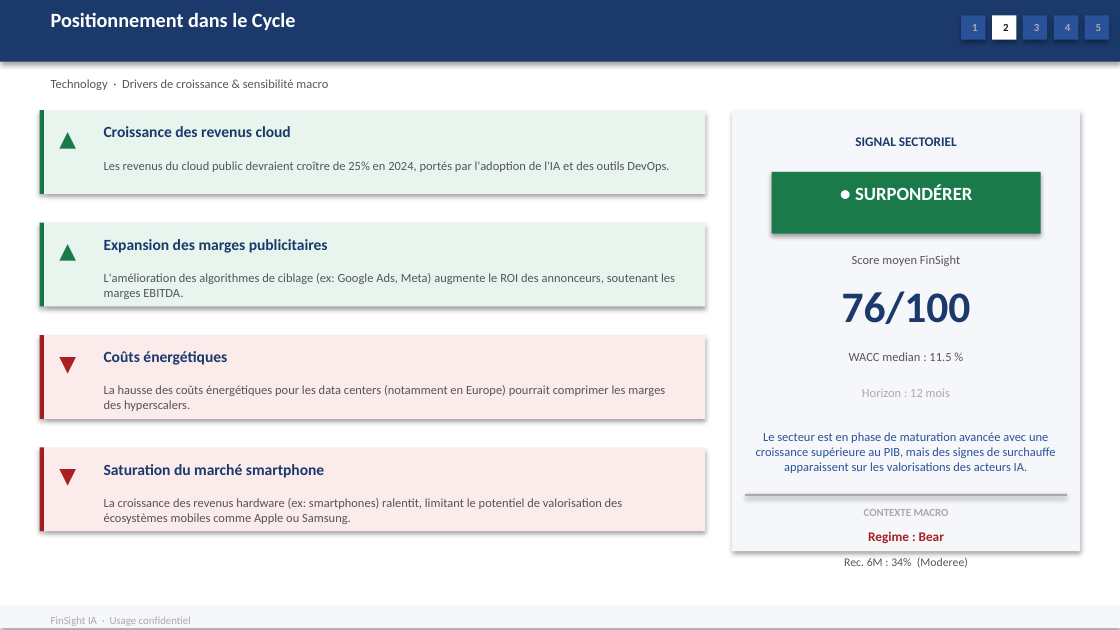
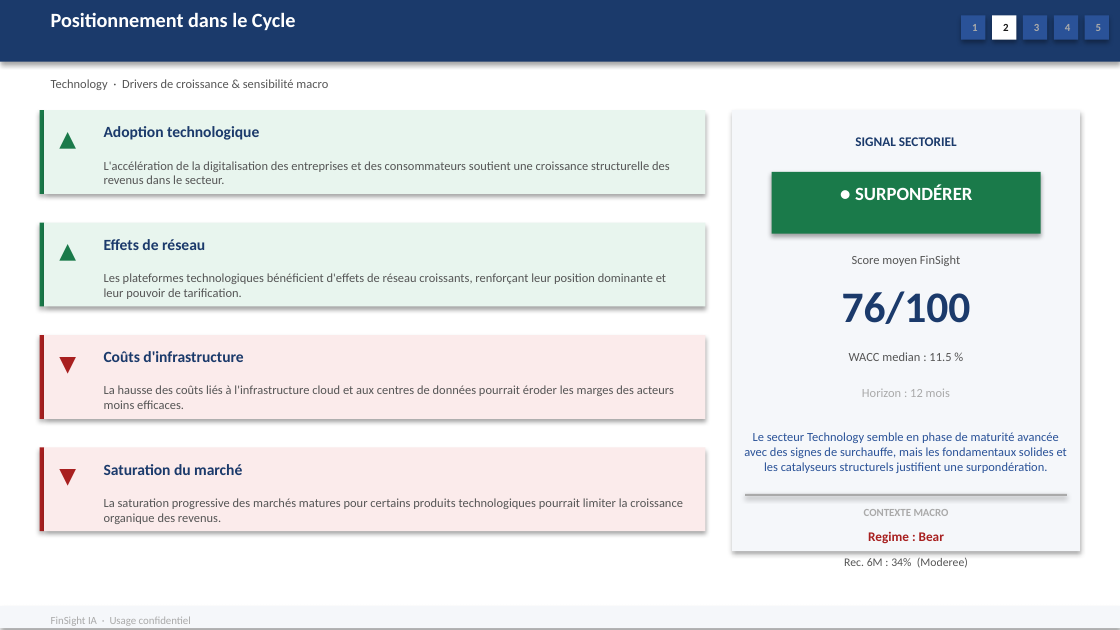
Before and after one commit to baptistejeh07-art/finsight-ia, a slide deck: slide 7 of preview/secteur_Technology_S&P_500/secteur_Technology_S&P_500.pptx. Drawn at 1120x630 pixels with LibreOffice and Linux fonts; fonts in the diff are those of the drawing. Boxes give left, top, right and bottom in pixels: in the first picture for what was removed or moved away, otherwise in the second. Text is boxed around its words. In the diff, an @@ line names an element or a change of style, - is before the commit and + after.

Commit message:
chore(preview): secteur_Technology_S&P_500 outputs regeneres

```diff
--- a/preview/secteur_Technology_S&P_500/secteur_Technology_S&P_500.pptx
+++ b/preview/secteur_Technology_S&P_500/secteur_Technology_S&P_500.pptx
@@ text at [104, 126, 259, 140]: text changed @@
-Croissance des revenus cloud
+Adoption technologique
@@ text at [104, 161, 670, 184]: text changed @@
-Les revenus du cloud public devraient croître de 25% en 2024, portés par l'adoption de l'IA et des outils DevOps.
+L'accélération de la digitalisation des entreprises et des consommateurs soutient une croissance structurelle des revenus dans le secteur.
@@ text at [104, 239, 205, 250]: text changed @@
-Expansion des marges publicitaires
+Effets de réseau
@@ text at [104, 273, 666, 299]: text changed @@
-L'amélioration des algorithmes de ciblage (ex: Google Ads, Meta) augmente le ROI des annonceurs, soutenant les marges EBITDA.
+Les plateformes technologiques bénéficient d'effets de réseau croissants, renforçant leur position dominante et leur pouvoir de tarification.
@@ text at [104, 351, 243, 362]: text changed @@
-Coûts énergétiques
+Coûts d'infrastructure
@@ text at [104, 385, 674, 409]: text changed @@
-La hausse des coûts énergétiques pour les data centers (notamment en Europe) pourrait comprimer les marges des hyperscalers.
+La hausse des coûts liés à l'infrastructure cloud et aux centres de données pourrait éroder les marges des acteurs moins efficaces.
@@ text at [744, 432, 1067, 473]: text changed @@
-Le secteur est en phase de maturation avancée avec une croissance supérieure au PIB, mais des signes de surchauffe apparaissent sur les valorisations des acteurs IA.
+Le secteur Technology semble en phase de maturité avancée avec des signes de surchauffe, mais les fondamentaux solides et les catalyseurs structurels justifient une surpondération.
@@ text at [104, 464, 242, 475]: text changed @@
-Saturation du marché smartphone
+Saturation du marché
@@ text at [104, 498, 683, 524]: text changed @@
-La croissance des revenus hardware (ex: smartphones) ralentit, limitant le potentiel de valorisation des écosystèmes mobiles comme Apple ou Samsung.
+La saturation progressive des marchés matures pour certains produits technologiques pourrait limiter la croissance organique des revenus.
```
Also in this commit, not shown: 5 other slides changed, 2 other files.
